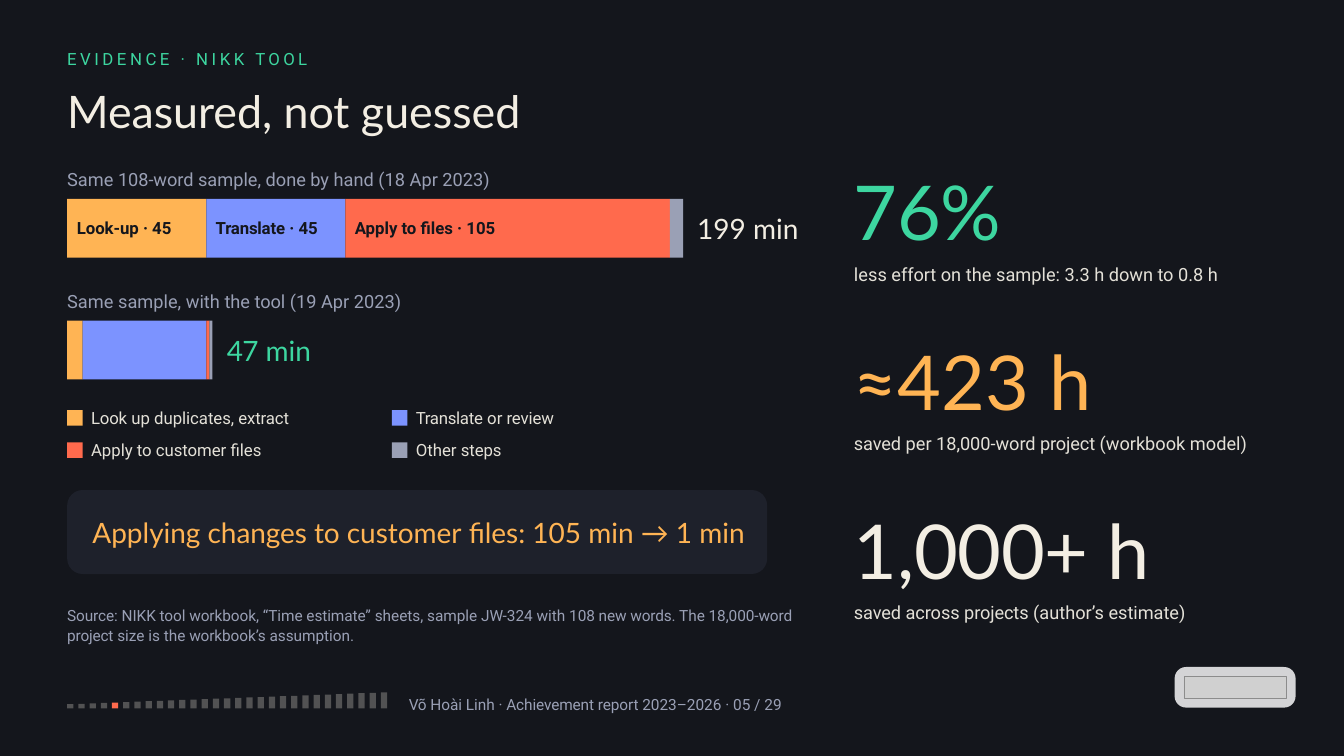
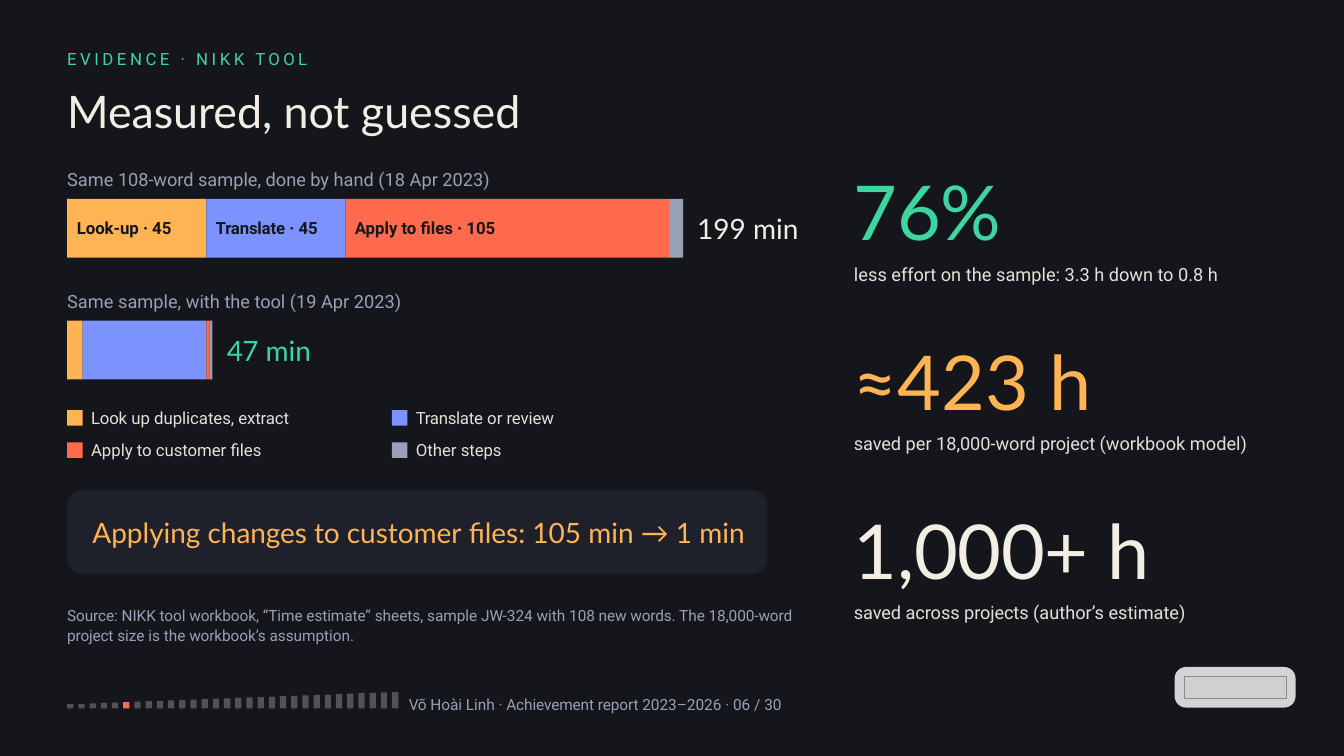
Before and after one commit to vohoailinh90/Multiple-report, a slide deck: slide 6 of reports/achievement-2023-2026/Linh_Vo_3-Year_Achievement_Report.pptx (slide 5 before the commit). Drawn at 1344x756 pixels with LibreOffice and Linux fonts; fonts in the diff are those of the drawing; grey boxes stand for pictures. Boxes give left, top, right and bottom in pixels: in the first picture for what was removed or moved away, otherwise in the second. Text is boxed around its words. In the diff, an @@ line names an element or a change of style, - is before the commit and + after.

```diff
--- a/reports/achievement-2023-2026/Linh_Vo_3-Year_Achievement_Report.pptx
+++ b/reports/achievement-2023-2026/Linh_Vo_3-Year_Achievement_Report.pptx
@@ rectangle at <box>112,702,118,708</box>: fill #FF6A4D to #F3EEE3 at 28% opacity @@
@@ rectangle at <box>123,702,129,708</box>: fill #F3EEE3 at 28% opacity to #FF6A4D @@
@@ rectangle added at <box>392,692,398,708</box>, fill #F3EEE3 at 28% opacity @@
@@ text at <box>409,698,781,713</box>: text changed @@
-Võ Hoài Linh · Achievement report 2023–2026 · 05 / 29
+Võ Hoài Linh · Achievement report 2023–2026 · 06 / 30
```
Also in this commit, not shown: 27 other slides changed, 1 slide added, 2 other files.
